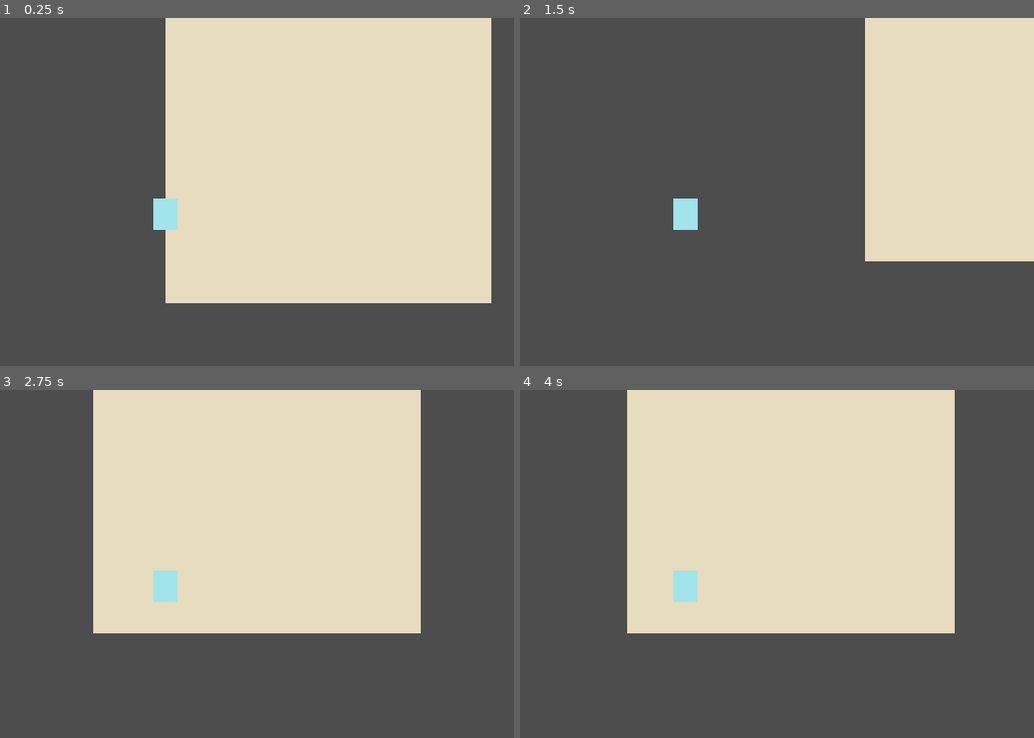
Above: before the commit, frames 1-4 (two rows, left to right).
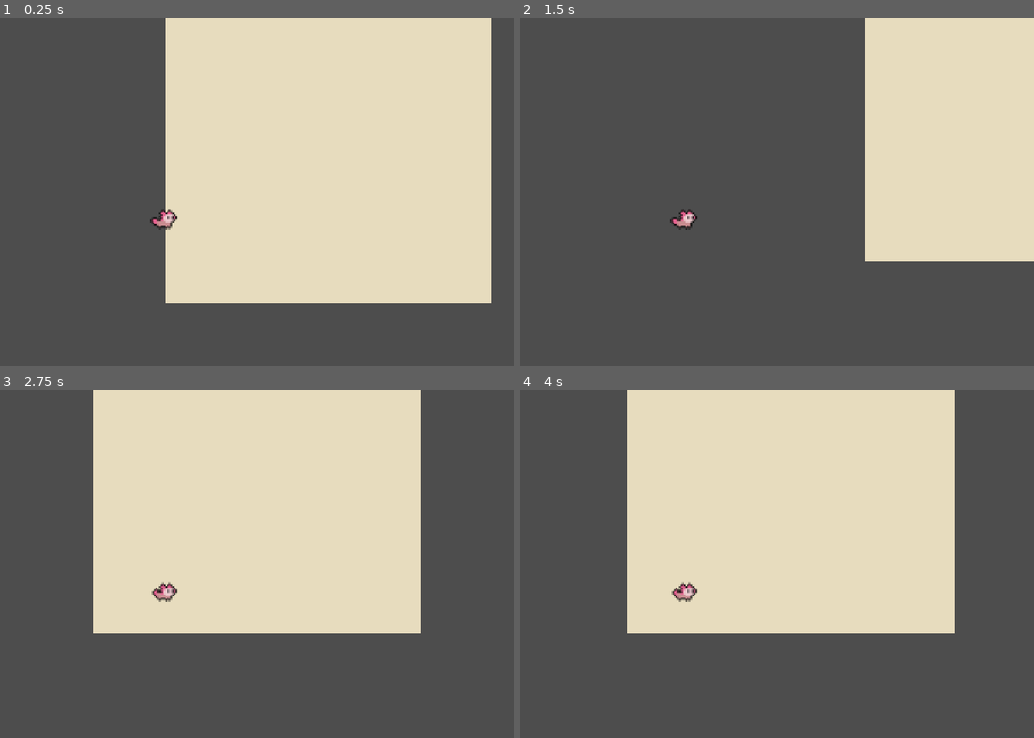
Above: after the commit, the same moments.

Repository: Hyphysaurus/lil-axol
Game: Godot game, scene res://main.tscn
Same seed, same stepped clock (60 frames per second), same inputs: the game is played once before the commit and once after it.
Inputs:
- Up to frame 1 (0.25 s): no input
- Up to frame 2 (1.5 s): tap Enter (ui_accept) at 0.5, 0.77 s; hold Shift (run) 0.53-1.28 s; hold D (move_right) from 0.53 s (still down); tap Shift (run) at 1.35 s
- Up to frame 3 (2.75 s): tap Enter (ui_accept) at 1.52 s; release D (move_right) at 2.03 s; hold A (move_left) from 2.03 s (still down); hold Shift (run) from 2.03 s (still down)
- Up to frame 4 (4 s): release A (move_left) at 2.78 s; release Shift (run) at 2.78 s; hold D (move_right) from 2.78 s (still down); tap Shift (run) at 2.85 s; tap Enter (ui_accept) at 3.02, 3.77 s; hold Shift (run) from 3.53 s (still down)

The runs differ from the first frame. In frame 1, 0.4% of the frame differs, in the area x 29-35%, y 51-61%; in frame 2, 0.4%; in frame 3, 0.4%; in frame 4, 0.4%.

Commit message:
feat: axolotl uses AnimatedSprited2D instead of placeholder

Diff:
--- a/game/axolotl/axolotl.tscn
+++ b/game/axolotl/axolotl.tscn
@@ -1,6 +1,7 @@
 [gd_scene format=3 uid="uid://ctc8p2qndbyfw"]
 
 [ext_resource type="Script" uid="uid://n1pfp0w7r8tm" path="res://game/axolotl/axolotl.gd" id="1_t8ay6"]
+[ext_resource type="SpriteFrames" uid="uid://71wljt4yqu6g" path="res://game/axolotl/axolotl_frames.tres" id="2_rvbxv"]
 
 [sub_resource type="RectangleShape2D" id="RectangleShape2D_bhunq"]
 size = Vector2(16, 18)
@@ -8,12 +9,13 @@
 [node name="Axolotl" type="CharacterBody2D" unique_id=1466163284]
 script = ExtResource("1_t8ay6")
 
-[node name="Polygon2D" type="Polygon2D" parent="." unique_id=354244527]
-color = Color(0.6350498, 0.89624393, 0.91775256, 1)
-polygon = PackedVector2Array(-8, -9, 8, -9, 8, 9, -8, 9)
-
 [node name="Col" type="CollisionShape2D" parent="." unique_id=829835055]
 shape = SubResource("RectangleShape2D_bhunq")
 
 [node name="Camera" type="Camera2D" parent="." unique_id=920053632]
 zoom = Vector2(3, 3)
+
+[node name="Sprite" type="AnimatedSprite2D" parent="." unique_id=904301367]
+sprite_frames = ExtResource("2_rvbxv")
+animation = &"idle"
+autoplay = "idle"
